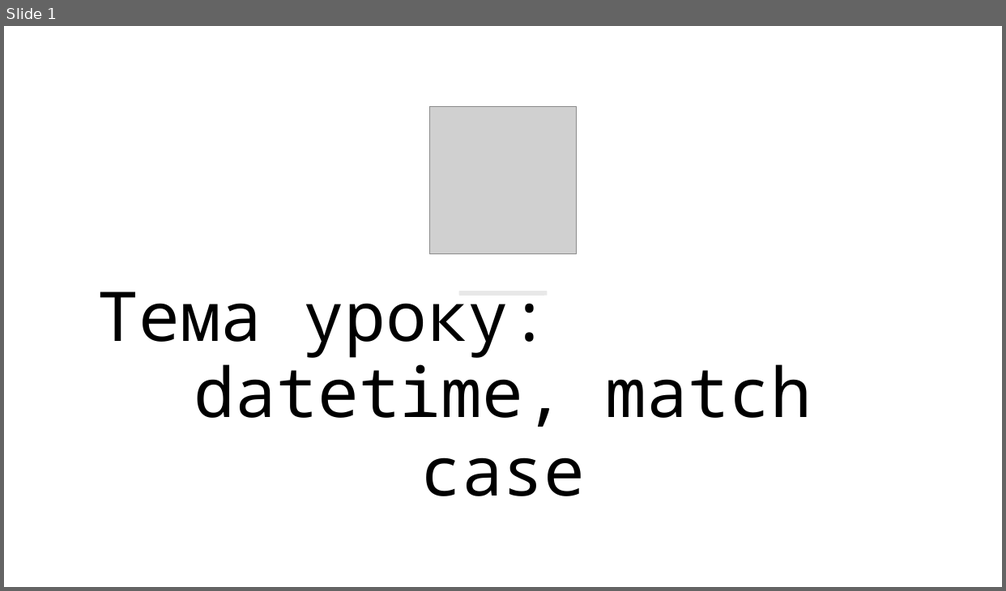
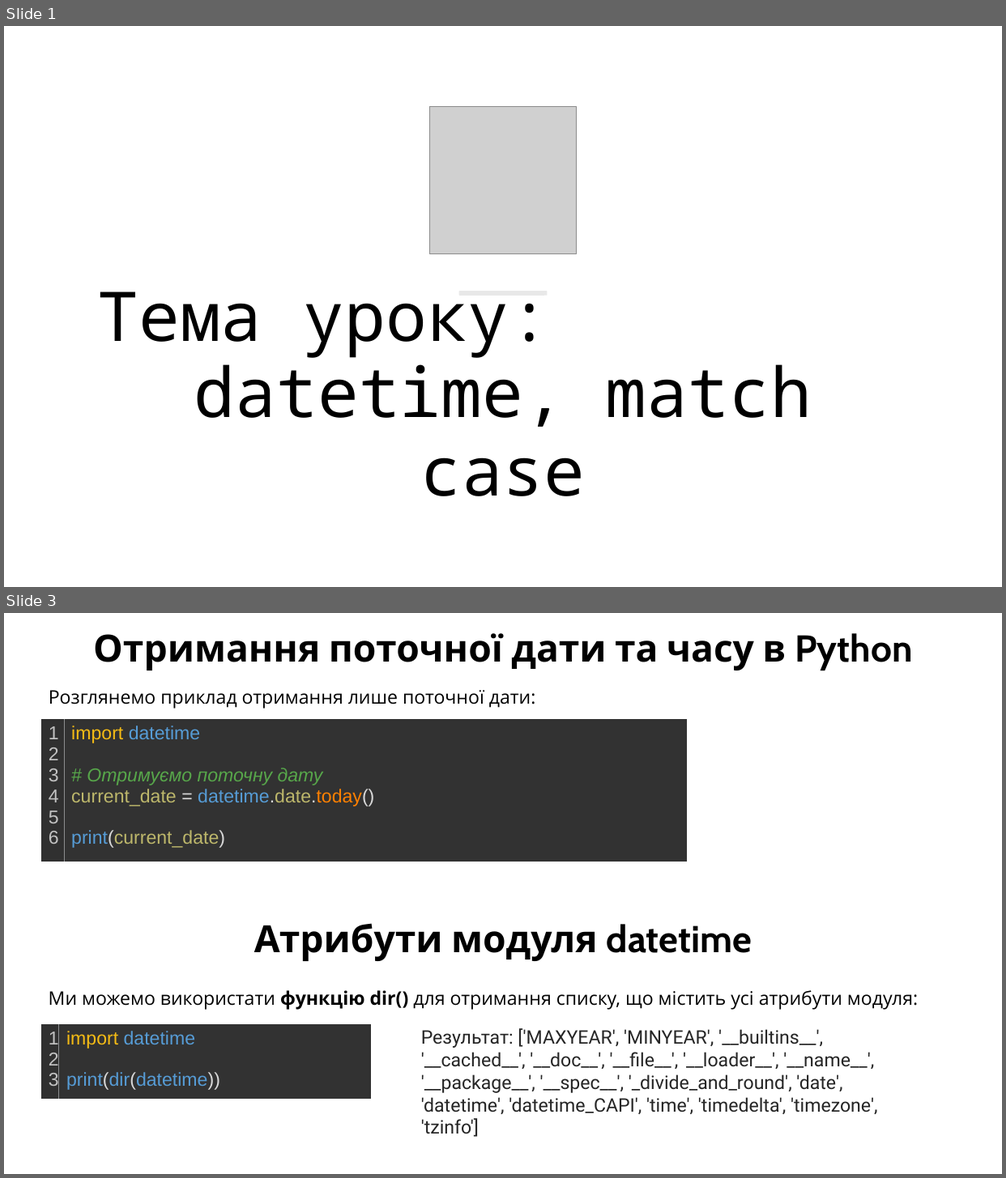
Before and after one commit to arg3ntuum/PythonCourse, a slide deck: Python Урок 22 datetime, match case.pptx. Shown one above the other, each under a label of ours: slide 1 before the commit, slides 1 and 3 after it; the slides between them are not shown. The pictures are 1006x591 and 1006x1178 pixels, drawn with LibreOffice and Linux fonts; fonts in the diff are those of the drawing; grey boxes stand for pictures. Boxes give left, top, right and bottom in pixels: in the first picture for what was removed or moved away, otherwise in the second. Text is boxed around its words. In the diff, an @@ line names an element or a change of style, - is before the commit and + after.

```diff
--- a/Python Урок 22 datetime, match case.pptx
+++ b/Python Урок 22 datetime, match case.pptx
@@ slide 3 added at [4, 613, 1002, 1174], background #FFFFFF @@
@@ text added at [93, 633, 912, 671], 36 pt, text #000000, bold @@
+Отримання поточної дати та часу в Python
@@ text added at [49, 690, 536, 708], 18 pt, text #000000 @@
+Розглянемо приклад отримання лише поточної дати:
@@ table added at [40, 719, 688, 862], 1 rows, 2 columns @@
+1 / 2 / 3 / 4 / 5 / 6 | import datetime / # Отримуємо поточну дату / current_date = datetime.date.today() / print(current_date)
@@ text added at [254, 923, 752, 961], 36 pt, text #000000, bold @@
+Атрибути модуля datetime
@@ text added at [49, 990, 918, 1010], 18 pt, text #000000 @@
+Ми можемо використати функцію dir() для отримання списку, що містить усі атрибути модуля:
@@ table added at [40, 1024, 370, 1099], 1 rows, 2 columns @@
+1 / 2 / 3 | import datetime / print(dir(datetime))
@@ text added at [421, 1029, 877, 1137], 18 pt, text #252525 @@
+Результат: ['MAXYEAR', 'MINYEAR', '__builtins__', '__cached__', '__doc__', '__file__', '__loader__', '__name__', '__package__', '__spec__', '_divide_and_round', 'date', 'datetime', 'datetime_CAPI', 'time', 'timedelta', 'timezone', 'tzinfo']
```
Also in this commit, not shown: 26 other slides added.
